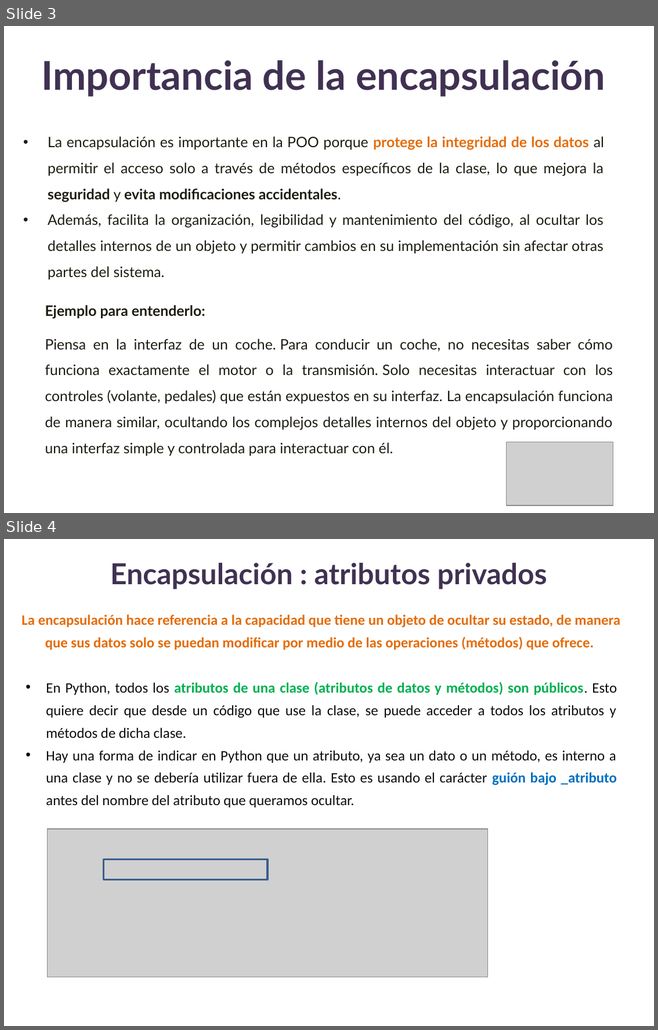
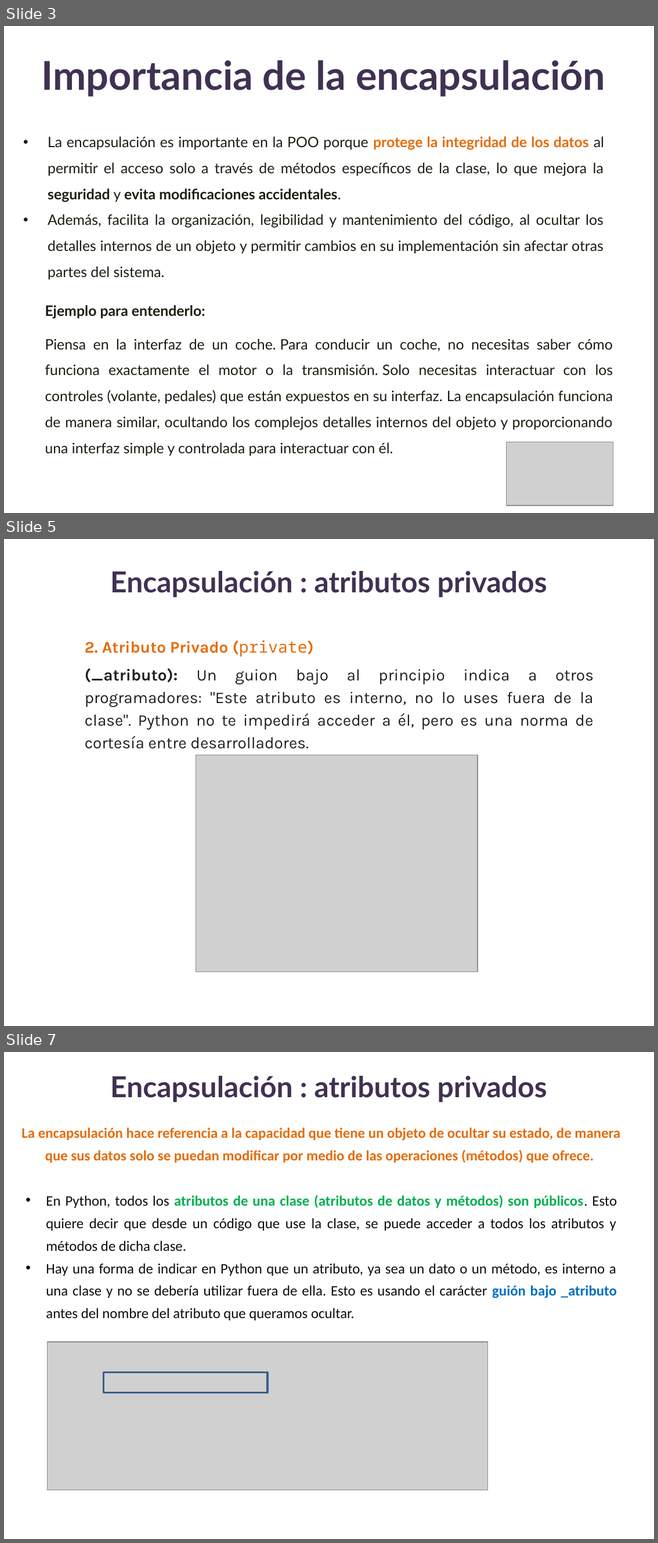
Before and after one commit to lizetheP/Analitica, a slide deck: Calendario2026/presentaciones/15_POO_Encapsulamiento.pptx. Shown one above the other, each under a label of ours: slides 3 and 4 before the commit, slides 3, 5 and 7 after it; the slides between them are not shown. The pictures are 658x1030 and 658x1543 pixels, drawn with LibreOffice and Linux fonts; fonts in the diff are those of the drawing; grey boxes stand for pictures. Boxes give left, top, right and bottom in pixels: in the first picture for what was removed or moved away, otherwise in the second. Text is boxed around its words. In the diff, an @@ line names an element or a change of style, - is before the commit and + after.

```diff
--- a/Calendario2026/presentaciones/15_POO_Encapsulamiento.pptx
+++ b/Calendario2026/presentaciones/15_POO_Encapsulamiento.pptx
@@ slide 5 added at [4,539,654,1026], background #FFFFFF @@
@@ text added at [110,571,547,598], 32 pt, text #403152, bold @@
+Encapsulación : atributos privados
@@ text added at [85,640,593,730], 18 pt, text #1F1F1F @@
+2. Atributo Privado (private)
+(_atributo): Un guion bajo al principio indica a otros programadores: "Este atributo es interno, no lo uses fuera de la clase". Python no te impedirá acceder a él, pero es una norma de cortesía entre desarrolladores.
@@ picture added at [195,755,477,972] @@
@@ what was slide 4 is now slide 7 @@
```
Also in this commit, not shown: 2 other slides added.
